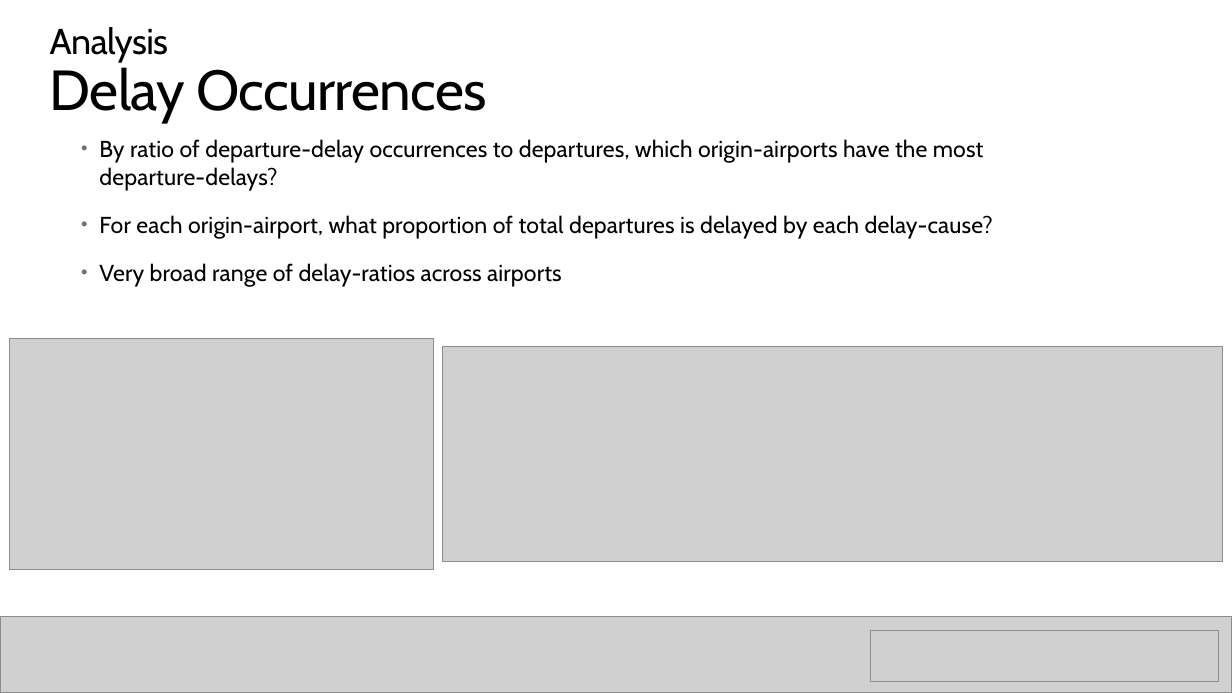
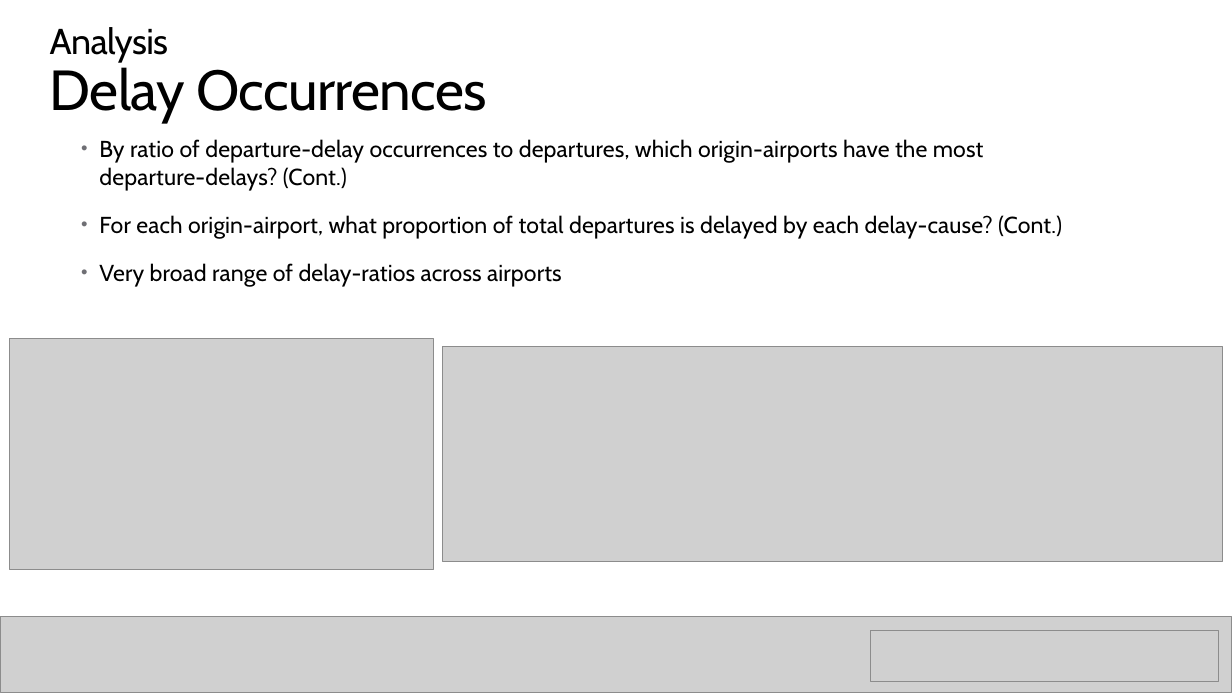
Before and after one commit to treatmesubj/Tips-Tricks, a slide deck: slide 8 of Databricks/databricks_data_findings.pptx. Drawn at 1232x693 pixels with LibreOffice and Linux fonts; fonts in the diff are those of the drawing; grey boxes stand for pictures. Boxes give left, top, right and bottom in pixels: in the first picture for what was removed or moved away, otherwise in the second. Text is boxed around its words. In the diff, an @@ line names an element or a change of style, - is before the commit and + after.

```diff
--- a/Databricks/databricks_data_findings.pptx
+++ b/Databricks/databricks_data_findings.pptx
@@ text at box(99, 139, 1062, 239): text changed @@
-• By ratio of departure-delay occurrences to departures, which origin-airports have the most departure-delays?
-• For each origin-airport, what proportion of total departures is delayed by each delay-cause?
+• By ratio of departure-delay occurrences to departures, which origin-airports have the most departure-delays? (Cont.)
+• For each origin-airport, what proportion of total departures is delayed by each delay-cause? (Cont.)
```
Also in this commit, not shown: 2 other slides changed, 1 other file.
